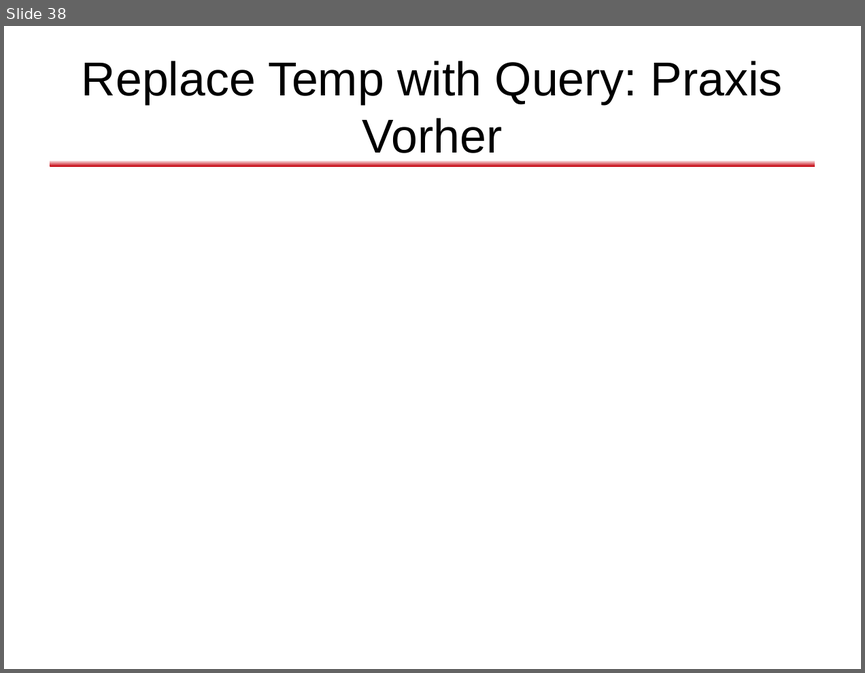
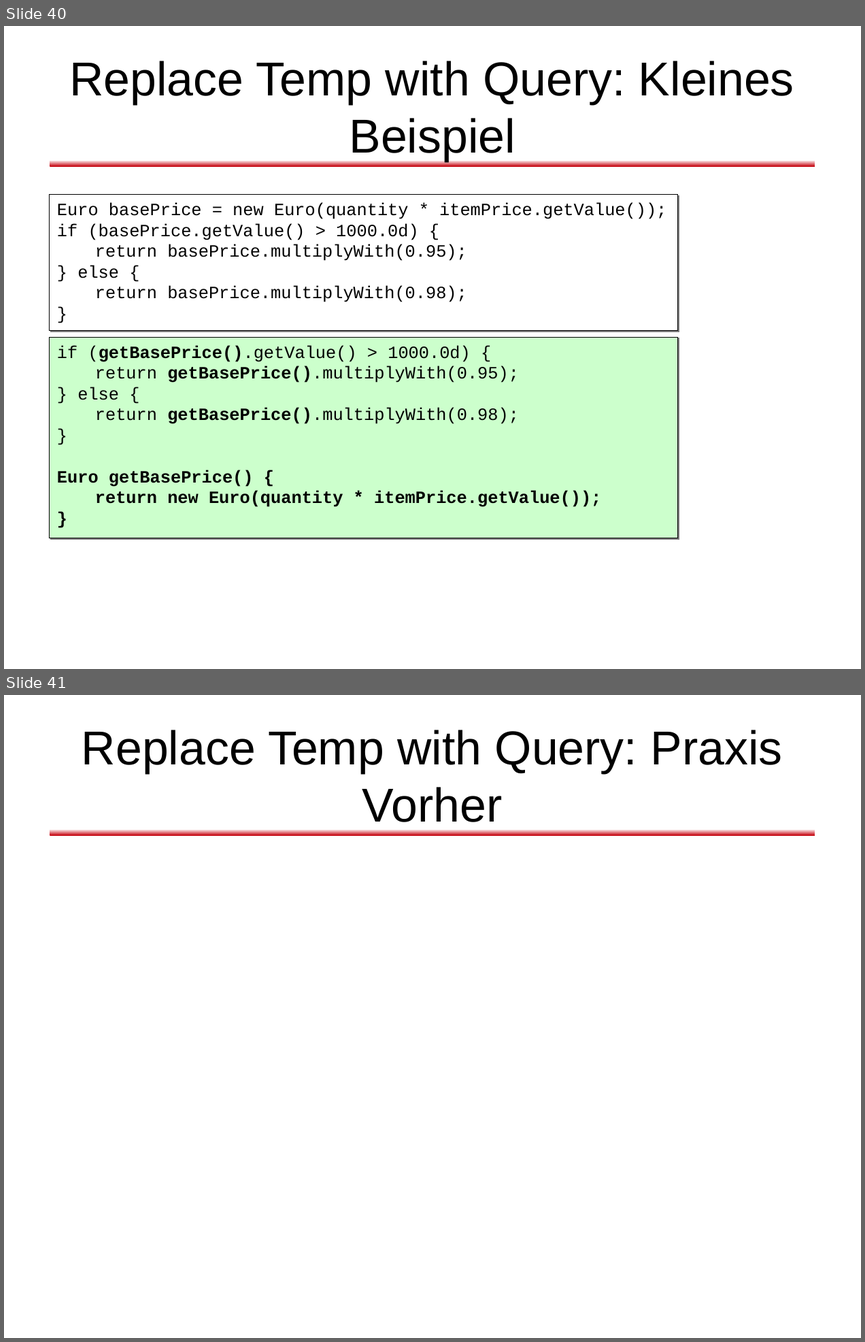
Before and after one commit to dlindner/vorlesung-se2-dhbw, a slide deck: added_2010/Refactoring (2010).odp. Shown one above the other, each under a label of ours: slide 38 before the commit, slides 40 and 41 after it. The pictures are 865x673 and 865x1342 pixels, drawn with LibreOffice and Linux fonts; fonts in the diff are those of the drawing; background and template pictures are left out. Boxes give left, top, right and bottom in pixels: in the first picture for what was removed or moved away, otherwise in the second. Text is boxed around its words. In the diff, an @@ line names an element or a change of style, - is before the commit and + after.

```diff
--- a/added_2010/Refactoring (2010).odp
+++ b/added_2010/Refactoring (2010).odp
@@ slide 40 added at <box>4,26,861,669</box>, background #FFFFFF; not listed: 1 template element that a slide beside it also shows @@
@@ title added at <box>69,61,794,161</box>, 44 pt, text #000000 @@
+Replace Temp with Query: Kleines Beispiel
@@ rectangle added at <box>49,195,677,331</box>, fill #FFFFFF, outline #000000 0.74 pt, 16 pt, text #000000 @@
+Euro basePrice = new Euro(quantity * itemPrice.getValue());
+if (basePrice.getValue() > 1000.0d) {
+return basePrice.multiplyWith(0.95);
+} else {
+return basePrice.multiplyWith(0.98);
+}
@@ rectangle added at <box>49,337,677,537</box>, fill #CCFFCC, outline #000000 0.74 pt, 16 pt, text #000000, bold @@
+if (getBasePrice().getValue() > 1000.0d) {
+return getBasePrice().multiplyWith(0.95);
+} else {
+return getBasePrice().multiplyWith(0.98);
+}
+Euro getBasePrice() {
+return new Euro(quantity * itemPrice.getValue());
+}
@@ what was slide 38 is now slide 41 @@
```
Also in this commit, not shown: 8 slides changed, 9 other slides added, 4 slides removed.
